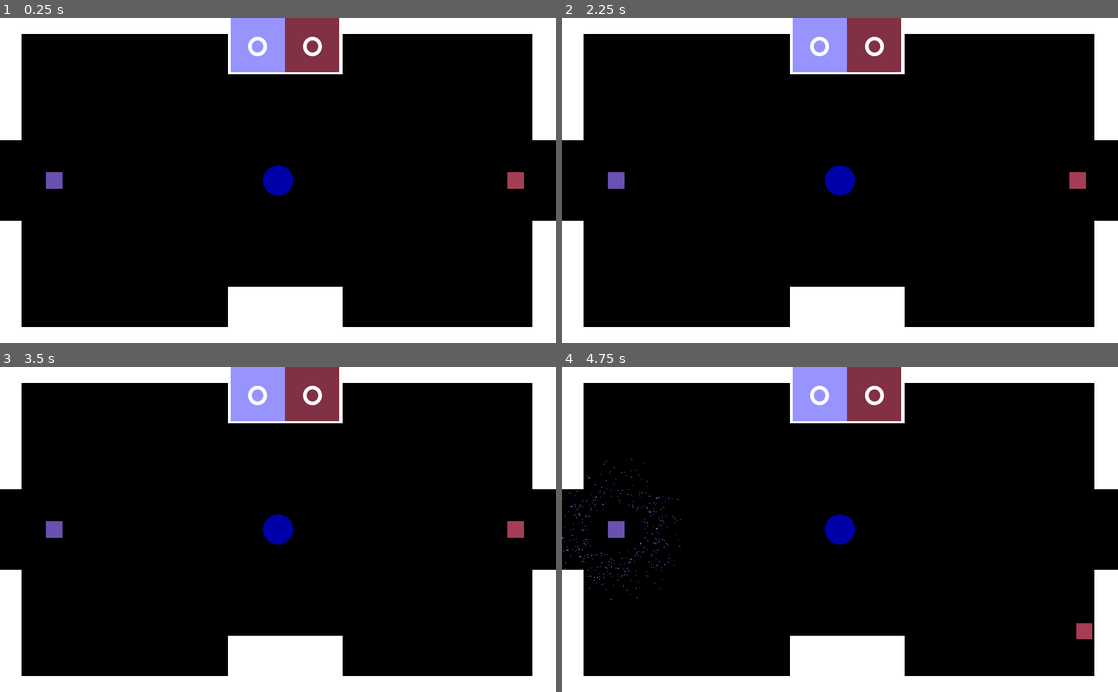
Above: before the commit, frames 1-4 (two rows, left to right).
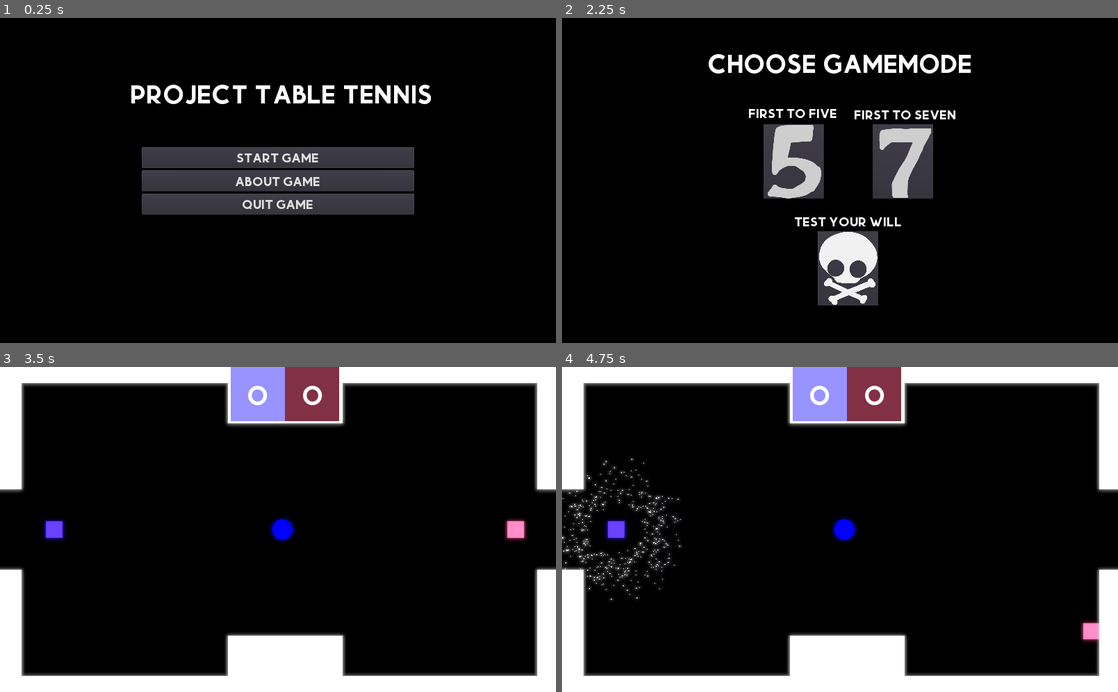
Above: after the commit, the same moments.

Repository: FavourAdekola/ProjectPONG
Game: Godot game, scene res://Scenes/Menu.tscn
Two runs of this game, one before a commit and one after it. Both use one fixed random seed, a clock stepped at 60 frames per second and the inputs below. Before the commit the project starts from res://Scenes/World.tscn. Sound files missing from this copy of the repository are replaced by a short silence.
Inputs (mouse positions are in pixels of both pictures, inside the frame that each line leads up to):
- Up to frame 1 (0.25 s): no input
- Up to frame 2 (2.25 s): click (840, 180) at 0.5 s, where only the run after the commit has a clickable "About Game"; click (828, 284) at 1.25 s, where only the run after the commit has a clickable "Back To Menu"; click (840, 157) at 2 s, where only the run after the commit has a clickable "START GAME"
- Up to frame 3 (3.5 s): click (233, 510) at 2.77 s
- Up to frame 4 (4.75 s): tap Enter at 3.5 s; hold D (move_right) 3.53-4.28 s; tap Z (dash, bound only after the commit) at 3.6, 4.55 s; tap R (dash2, bound only after the commit) at 3.8, 4.35 s; tap Space (swing) at 4.25 s; hold S (move_down) from 4.28 s (still down)

The runs differ from the first frame. In frame 1, 32% of the frame differs, in the area x 0-100%, y 0-100%; in frame 2, 29%; in frame 3, 4.0%; in frame 4, 5.5%.

Commit message:
Fine tune

Diff:
--- a/Scenes/Player.tscn
+++ b/Scenes/Player.tscn
@@ -25,10 +25,9 @@
 }
 
 [sub_resource type="CircleShape2D" id=3]
-radius = 27.2077
+radius = 20.0
 
 [node name="Player1" type="KinematicBody2D"]
-modulate = Color( 0.419608, 0.317647, 0.694118, 1 )
 scale = Vector2( 2, 2 )
 collision_layer = 2
 collision_mask = 2
@@ -53,6 +52,7 @@
 shape = SubResource( 3 )
 
 [node name="Sprite" type="Sprite" parent="."]
+modulate = Color( 0.313726, 0.196078, 1, 1 )
 scale = Vector2( 0.04, 0.04 )
 texture = ExtResource( 1 )
 
@@ -62,6 +62,14 @@
 [node name="curve" type="AudioStreamPlayer" parent="."]
 stream = ExtResource( 5 )
 
+[node name="dashTimer" type="Timer" parent="."]
+one_shot = true
+
+[node name="cooldownTimer" type="Timer" parent="."]
+one_shot = true
+
 [connection signal="body_entered" from="Area2D" to="." method="_on_Area2D_body_entered"]
+[connection signal="timeout" from="dashTimer" to="." method="_on_dashTimer_timeout"]
+[connection signal="timeout" from="cooldownTimer" to="." method="_on_cooldownTimer_timeout"]
 
 [editable path="curveShot"]
--- a/Scenes/Player2.tscn
+++ b/Scenes/Player2.tscn
@@ -25,7 +25,7 @@
 }
 
 [sub_resource type="CircleShape2D" id=3]
-radius = 27.0
+radius = 20.0
 
 [node name="Player2" type="KinematicBody2D"]
 scale = Vector2( 2, 2 )
@@ -34,6 +34,7 @@
 script = ExtResource( 2 )
 
 [node name="CollisionShape2D" type="CollisionShape2D" parent="."]
+visible = false
 shape = SubResource( 1 )
 
 [node name="curveShot" parent="." instance=ExtResource( 3 )]
@@ -62,6 +63,14 @@
 [node name="curve" type="AudioStreamPlayer" parent="."]
 stream = ExtResource( 4 )
 
+[node name="dashTimer" type="Timer" parent="."]
+one_shot = true
+
+[node name="cooldownTimer" type="Timer" parent="."]
+one_shot = true
+
 [connection signal="body_entered" from="Area2D" to="." method="_on_Area2D_body_entered"]
+[connection signal="timeout" from="dashTimer" to="." method="_on_dashTimer_timeout"]
+[connection signal="timeout" from="cooldownTimer" to="." method="_on_cooldownTimer_timeout"]
 
 [editable path="curveShot"]
--- a/Scenes/World.tscn
+++ b/Scenes/World.tscn
@@ -11,9 +11,45 @@
 [ext_resource path="res://Scenes/goal.tscn" type="PackedScene" id=9]
 [ext_resource path="res://Scenes/camera.tscn" type="PackedScene" id=10]
 [ext_resource path="res://Assets/goal.wav" type="AudioStream" id=11]
+[ext_resource path="res://Assets/light.png" type="Texture" id=12]
 
 [sub_resource type="RectangleShape2D" id=1]
 extents = Vector2( 3.76923, 86 )
+
+[sub_resource type="Environment" id=2]
+background_mode = 4
+background_color = Color( 0.815686, 0.752941, 1, 0.611765 )
+ambient_light_color = Color( 0.87451, 0.623529, 0.623529, 1 )
+ambient_light_energy = 16.0
+fog_color = Color( 0.564706, 0.643137, 0.721569, 1 )
+fog_sun_color = Color( 0.933333, 0.701961, 1, 1 )
+fog_sun_amount = 0.27
+fog_depth_curve = 2.21914
+fog_transmit_curve = 1.56917
+fog_height_curve = 1.86607
+auto_exposure_max_luma = 16.0
+auto_exposure_speed = 0.01
+dof_blur_far_distance = 0.06
+dof_blur_far_quality = 0
+dof_blur_near_enabled = true
+dof_blur_near_distance = 1.17
+dof_blur_near_transition = 0.88
+dof_blur_near_amount = 0.09
+dof_blur_near_quality = 2
+glow_enabled = true
+glow_levels/1 = true
+glow_levels/3 = false
+glow_levels/4 = true
+glow_intensity = 5.81
+glow_strength = 0.28
+glow_bloom = 0.28
+glow_blend_mode = 1
+glow_hdr_threshold = 4.0
+glow_hdr_luminance_cap = 256.0
+glow_bicubic_upscale = true
+glow_high_quality = true
+adjustment_enabled = true
+adjustment_brightness = 1.1
 
 [node name="World" type="Node2D"]
 
@@ -111,13 +147,13 @@
 
 [node name="walls3" parent="Walls/LWall" instance=ExtResource( 4 )]
 visible = false
-position = Vector2( 3.04697, 305.949 )
+position = Vector2( 3.04637, 305.949 )
 scale = Vector2( 0.304615, 8.44734 )
 collision_layer = 4
 collision_mask = 4
 
 [node name="RWall" type="Node2D" parent="Walls"]
-position = Vector2( 980, 0 )
+position = Vector2( 990, 0 )
 scale = Vector2( 13, 1 )
 
 [node name="P2Score" type="Area2D" parent="Walls/RWall"]
@@ -130,7 +166,7 @@
 
 [node name="walls" parent="Walls/RWall/P2Score" instance=ExtResource( 4 )]
 visible = false
-position = Vector2( 3.1689, 296.938 )
+position = Vector2( 3.38725, 298.119 )
 scale = Vector2( 0.316923, 9.76 )
 collision_layer = 4
 collision_mask = 4
@@ -187,12 +223,17 @@
 [node name="goal" type="AudioStreamPlayer" parent="Walls"]
 stream = ExtResource( 11 )
 
-[node name="ball" parent="." instance=ExtResource( 1 )]
-position = Vector2( 512, 300 )
-collision_mask = 3
-mass = 8.16327
-gravity_scale = 0.0
-linear_velocity = Vector2( 0.001, 0 )
+[node name="camera" parent="." instance=ExtResource( 10 )]
+current = true
+
+[node name="Player2" parent="." instance=ExtResource( 3 )]
+position = Vector2( 950, 300 )
+scale = Vector2( 1.5, 1.5 )
+collision_layer = 6
+collision_mask = 5
+
+[node name="Sprite" parent="Player2" index="4"]
+modulate = Color( 1, 0.423529, 0.639216, 1 )
 
 [node name="Player1" parent="." instance=ExtResource( 2 )]
 position = Vector2( 100, 300 )
@@ -200,14 +241,35 @@
 collision_layer = 6
 collision_mask = 5
 
-[node name="Player2" parent="." instance=ExtResource( 3 )]
-position = Vector2( 950, 300 )
-scale = Vector2( 1.5, 1.5 )
-collision_layer = 6
-collision_mask = 5
-
-[node name="camera" parent="." instance=ExtResource( 10 )]
-current = true
+[node name="CollisionShape2D" parent="Player1" index="0"]
+visible = false
+
+[node name="Area2D" parent="Player1" index="3"]
+visible = false
+
+[node name="ball" parent="." instance=ExtResource( 1 )]
+position = Vector2( 520, 300 )
+collision_mask = 3
+gravity_scale = 0.0
+linear_velocity = Vector2( 0.001, 0 )
+
+[node name="WorldEnvironment" type="WorldEnvironment" parent="."]
+environment = SubResource( 2 )
+
+[node name="Light2D" type="Light2D" parent="."]
+position = Vector2( 513.36, 305.47 )
+scale = Vector2( 1.72, 1.08 )
+texture = ExtResource( 12 )
+color = Color( 0.839216, 0.54902, 1, 1 )
+energy = 1.4
+mode = 2
+shadow_color = Color( 1, 1, 1, 0.172549 )
+shadow_gradient_length = 75.1
 
 [connection signal="body_entered" from="Walls/LWall/P1Score" to="Walls" method="_on_P1Score_body_entered"]
 [connection signal="body_entered" from="Walls/RWall/P2Score" to="Walls" method="_on_P2Score_body_entered"]
+
+[editable path="Player2"]
+[editable path="Player2/curveShot"]
+[editable path="Player1"]
+[editable path="Player1/curveShot"]
--- a/Scenes/ball.tscn
+++ b/Scenes/ball.tscn
@@ -4,13 +4,13 @@
 [ext_resource path="res://Scripts/ball.gd" type="Script" id=2]
 [ext_resource path="res://Scripts/Line2D.gd" type="Script" id=3]
 
-[sub_resource type="PhysicsMaterial" id=7]
-bounce = 0.75
+[sub_resource type="PhysicsMaterial" id=10]
+bounce = 0.3
 
 [sub_resource type="CanvasItemMaterial" id=5]
 
-[sub_resource type="CircleShape2D" id=6]
-radius = 35.0
+[sub_resource type="CircleShape2D" id=11]
+radius = 36.0
 
 [sub_resource type="Curve" id=9]
 _data = [ Vector2( 0, 0 ), 0.0, 0.0, 0, 0, Vector2( 1, 1 ), 0.0, 0.0, 0, 0 ]
@@ -23,19 +23,14 @@
 position = Vector2( 300, 0 )
 collision_layer = 2
 collision_mask = 2
-mass = 0.816326
-physics_material_override = SubResource( 7 )
-gravity_scale = 9.0
+mass = 200.0
+physics_material_override = SubResource( 10 )
 script = ExtResource( 2 )
 
 [node name="CollisionShape2D" type="CollisionShape2D" parent="."]
 material = SubResource( 5 )
-scale = Vector2( 0.75, 0.75 )
-shape = SubResource( 6 )
-
-[node name="Sprite" type="Sprite" parent="CollisionShape2D"]
-scale = Vector2( 0.11, 0.11 )
-texture = ExtResource( 1 )
+scale = Vector2( 0.8, 0.8 )
+shape = SubResource( 11 )
 
 [node name="Node" type="Node" parent="."]
 
@@ -50,4 +45,8 @@
 
 [node name="Timer" type="Timer" parent="."]
 
+[node name="Sprite" type="Sprite" parent="."]
+scale = Vector2( 0.05625, 0.05625 )
+texture = ExtResource( 1 )
+
 [connection signal="timeout" from="Timer" to="." method="_on_Timer_timeout"]
--- /dev/null
+++ b/Scenes/extras.tscn
@@ -0,0 +1,93 @@
+[gd_scene load_steps=6 format=2]
+
+[ext_resource path="res://Assets/fonts/bigs.tres" type="DynamicFont" id=1]
+[ext_resource path="res://Assets/fonts/MomcakeBold-WyonA.otf" type="DynamicFontData" id=2]
+[ext_resource path="res://Assets/fonts/smalls.tres" type="Theme" id=3]
+[ext_resource path="res://Scripts/extras.gd" type="Script" id=4]
+
+[sub_resource type="DynamicFont" id=1]
+size = 128
+font_data = ExtResource( 2 )
+
+[node name="Control" type="Control"]
+anchor_right = 1.0
+anchor_bottom = 1.0
+script = ExtResource( 4 )
+
+[node name="ColorRect" type="ColorRect" parent="."]
+anchor_right = 1.0
+anchor_bottom = 1.0
+color = Color( 0, 0, 0, 1 )
+
+[node name="Node" type="Control" parent="."]
+visible = false
+anchor_right = 1.0
+anchor_bottom = 1.0
+
+[node name="Label" type="Label" parent="Node"]
+anchor_left = 0.5
+anchor_right = 0.5
+margin_left = -173.0
+margin_right = 144.0
+margin_bottom = 212.0
+theme = ExtResource( 3 )
+custom_fonts/font = SubResource( 1 )
+text = "Extra"
+align = 1
+
+[node name="HBoxContainer" type="HBoxContainer" parent="Node"]
+anchor_left = 0.5
+anchor_top = 0.5
+anchor_right = 0.5
+anchor_bottom = 0.5
+margin_left = -150.0
+margin_top = -10.0
+margin_right = 150.0
+margin_bottom = 29.0
+
+[node name="Button" type="Button" parent="Node/HBoxContainer"]
+margin_right = 146.0
+margin_bottom = 39.0
+theme = ExtResource( 3 )
+text = "Controls"
+
+[node name="Button2" type="Button" parent="Node/HBoxContainer"]
+margin_left = 150.0
+margin_right = 261.0
+margin_bottom = 39.0
+theme = ExtResource( 3 )
+text = "Credits"
+
+[node name="Label" type="Label" parent="."]
+anchor_left = 0.5
+anchor_top = 0.5
+anchor_right = 0.5
+anchor_bottom = 0.5
+margin_left = -348.5
+margin_top = -300.0
+margin_right = 348.5
+margin_bottom = 300.0
+theme = ExtResource( 3 )
+text = "W A S D-  Player 1 Movement * LEft Stick
+Space Bar - Player 1 Curve ball * Left, Right triggers
+Z - Player 1 Dash * A/X on the Controller
+
+Up Down Left Right - Player 2 Movement
+F - Player 2 Curve Ball
+R - Player 2 Dash
+
+*Controller Controls- Both Players-
+
+-Join the Discord for questions needing to be
+answered : discord.gg/cVejqC9Kku "
+
+[node name="Button" type="Button" parent="."]
+margin_left = 303.0
+margin_top = 456.0
+margin_right = 674.0
+margin_bottom = 527.0
+theme = ExtResource( 3 )
+custom_fonts/font = ExtResource( 1 )
+text = "Back To Menu"
+
+[connection signal="pressed" from="Button" to="." method="_on_Button_pressed"]
--- a/Scripts/Menu.gd
+++ b/Scripts/Menu.gd
@@ -7,7 +7,7 @@
 
 
 func _on_Extra_pressed():
-	get_tree().change_scene()
+	get_tree().change_scene("res://Scenes/extras.tscn")
 
 
 func _on_quit_game_pressed():
--- a/Scripts/Player.gd
+++ b/Scripts/Player.gd
@@ -1,15 +1,23 @@
 extends KinematicBody2D
 
 onready var anim = $AnimationPlayer
+onready var dashTimer = $dashTimer
+onready var cooldown = $cooldownTimer
 
 export var canCurve = true
 
 var speed = 500
-var acceleration = 50
-var friction = 10
+var acceleration = 100
+var friction = 20
+
+var dashSpeed = 700
+var dashLength = 0.1
+var isDashing : bool = false
+var canDash : bool = true
 
 var mov_direction = Vector2.ZERO
 var velocity = Vector2.ZERO
+
 
 
 
@@ -25,6 +33,9 @@
 	if (Input.is_action_just_pressed("swing") and canCurve):
 		$curveShot/Particles2D.set_emitting(true)
 		anim.play("curveShot")
+	if Input.is_action_just_pressed("dash") and canDash and mov_direction != Vector2.ZERO:
+		dash()
+
 
 func move():
 	mov_direction.x = Input.get_action_strength("ui_right") - Input.get_action_strength("ui_left")
@@ -40,7 +51,12 @@
 
 	velocity = move_and_slide(velocity)
 
-
+func dash():
+	isDashing = true
+	canDash = false
+	acceleration = dashSpeed * 10
+	speed = dashSpeed*2
+	dashTimer.start(dashLength)
 
 func _on_Area2D_body_entered(body):
 	if body.name == "ball" and !canCurve:
@@ -51,3 +67,14 @@
 			body.add_force(Vector2(0,body.global_position.y - global_position.y * 10),Vector2(0,body.global_position.y - global_position.y * -10))
 	elif body.name == "ball":
 		$hit.play()
+
+
+func _on_dashTimer_timeout():
+	isDashing = false
+	cooldown.start(dashLength*10)
+	acceleration = 50
+	speed = 500
+
+
+func _on_cooldownTimer_timeout():
+	canDash = true
--- a/Scripts/Player2.gd
+++ b/Scripts/Player2.gd
@@ -1,12 +1,19 @@
 extends KinematicBody2D
 
 onready var anim = $AnimationPlayer
+onready var dashTimer = $dashTimer
+onready var cooldown = $cooldownTimer
 
 export var canCurve = true
 
 var speed = 500
-var acceleration = 50
-var friction = 10
+var acceleration = 100
+var friction = 20
+
+var dashSpeed = 700
+var dashLength = 0.1
+var isDashing : bool = false
+var canDash : bool = true
 
 var mov_direction = Vector2.ZERO
 var velocity = Vector2.ZERO
@@ -26,6 +33,15 @@
 		$curveShot/Particles2D.set_emitting(true)
 		anim.play("curveShot")
 		print(canCurve)
+	if Input.is_action_just_pressed("dash2") and canDash and mov_direction != Vector2.ZERO:
+		dash()
+
+func dash():
+	isDashing = true
+	canDash = false
+	acceleration = dashSpeed * 10
+	speed = dashSpeed*2
+	dashTimer.start(dashLength)
 
 func move():
 	mov_direction.x = Input.get_action_strength("move_right") - Input.get_action_strength("move_left")
@@ -51,3 +67,14 @@
 			body.add_force(Vector2(0,body.global_position.y - global_position.y * 10),Vector2(0,body.global_position.y - global_position.y * -10))
 	elif body.name == "ball":
 		$hit.play()
+
+
+func _on_dashTimer_timeout():
+	isDashing = false
+	cooldown.start(dashLength*10)
+	acceleration = 50
+	speed = 500
+
+
+func _on_cooldownTimer_timeout():
+	canDash = true
--- /dev/null
+++ b/Scripts/extras.gd
@@ -0,0 +1,20 @@
+extends Control
+
+
+# Declare member variables here. Examples:
+# var a = 2
+# var b = "text"
+
+
+# Called when the node enters the scene tree for the first time.
+func _ready():
+	pass # Replace with function body.
+
+
+# Called every frame. 'delta' is the elapsed time since the previous frame.
+#func _process(delta):
+#	pass
+
+
+func _on_Button_pressed():
+	get_tree().change_scene("res://Scenes/Menu.tscn")
--- a/project.godot
+++ b/project.godot
@@ -11,8 +11,10 @@
 [application]
 
 config/name="Project Pong"
-run/main_scene="res://Scenes/World.tscn"
-config/icon="res://icon.png"
+run/main_scene="res://Scenes/Menu.tscn"
+boot_splash/image="res://Assets/Splash.png"
+boot_splash/bg_color=Color( 0, 0, 0, 1 )
+config/icon="res://Assets/gameIcon.png"
 
 [autoload]
 
@@ -60,6 +62,12 @@
 , Object(InputEventJoypadButton,"resource_local_to_scene":false,"resource_name":"","device":0,"button_index":6,"pressure":0.0,"pressed":false,"script":null)
  ]
 }
+dash={
+"deadzone": 0.5,
+"events": [ Object(InputEventKey,"resource_local_to_scene":false,"resource_name":"","device":0,"alt":false,"shift":false,"control":false,"meta":false,"command":false,"pressed":false,"scancode":90,"physical_scancode":0,"unicode":0,"echo":false,"script":null)
+, Object(InputEventJoypadButton,"resource_local_to_scene":false,"resource_name":"","device":0,"button_index":0,"pressure":0.0,"pressed":false,"script":null)
+ ]
+}
 move_up={
 "deadzone": 0.5,
 "events": [ Object(InputEventKey,"resource_local_to_scene":false,"resource_name":"","device":0,"alt":false,"shift":false,"control":false,"meta":false,"command":false,"pressed":false,"scancode":87,"physical_scancode":0,"unicode":0,"echo":false,"script":null)
@@ -91,6 +99,12 @@
 , Object(InputEventJoypadButton,"resource_local_to_scene":false,"resource_name":"","device":1,"button_index":6,"pressure":0.0,"pressed":false,"script":null)
  ]
 }
+dash2={
+"deadzone": 0.5,
+"events": [ Object(InputEventKey,"resource_local_to_scene":false,"resource_name":"","device":0,"alt":false,"shift":false,"control":false,"meta":false,"command":false,"pressed":false,"scancode":82,"physical_scancode":0,"unicode":0,"echo":false,"script":null)
+, Object(InputEventJoypadButton,"resource_local_to_scene":false,"resource_name":"","device":1,"button_index":0,"pressure":0.0,"pressed":false,"script":null)
+ ]
+}
 
 [physics]
 
Binary file added: Assets/Splash.png
Not shown, added: Assets/Splash.png.import
Binary file added: Assets/Star.png
Not shown, added: Assets/Star.png.import
Binary file added: Assets/gameIcon.png
Not shown, added: Assets/gameIcon.png.import
Not shown: 1 places in Scenes/World.tscn that only renumber resources
